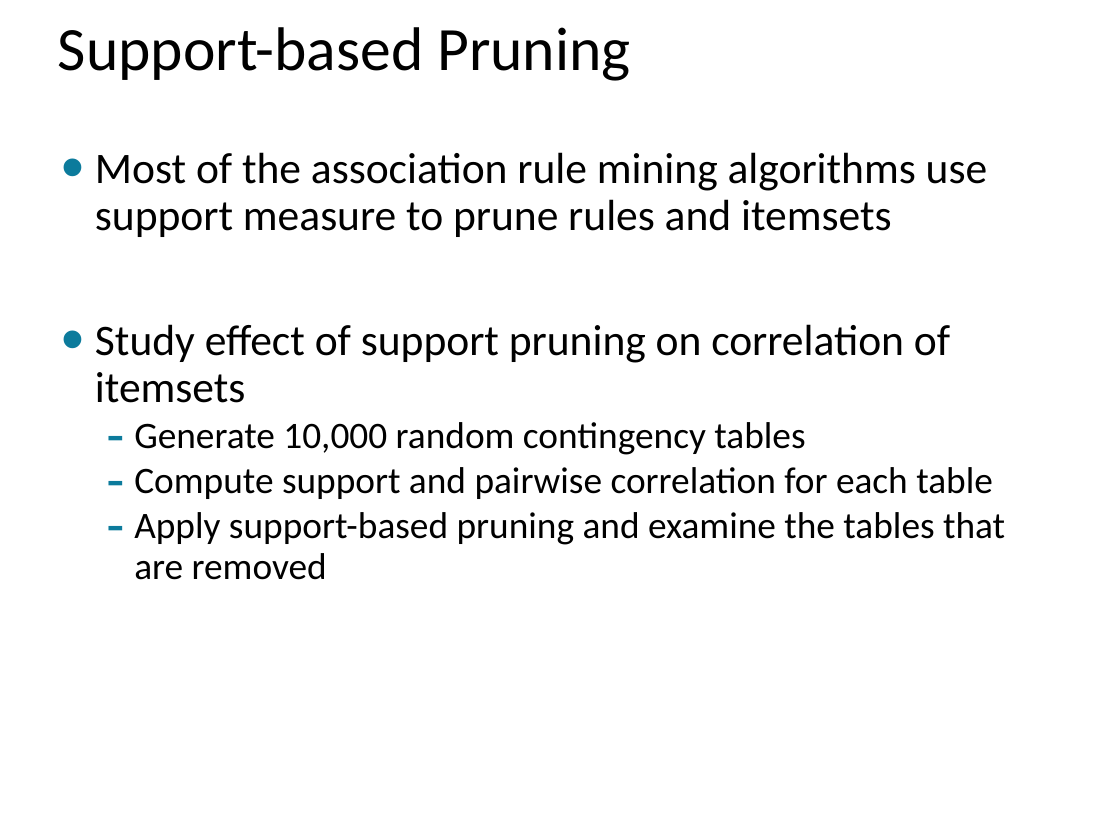
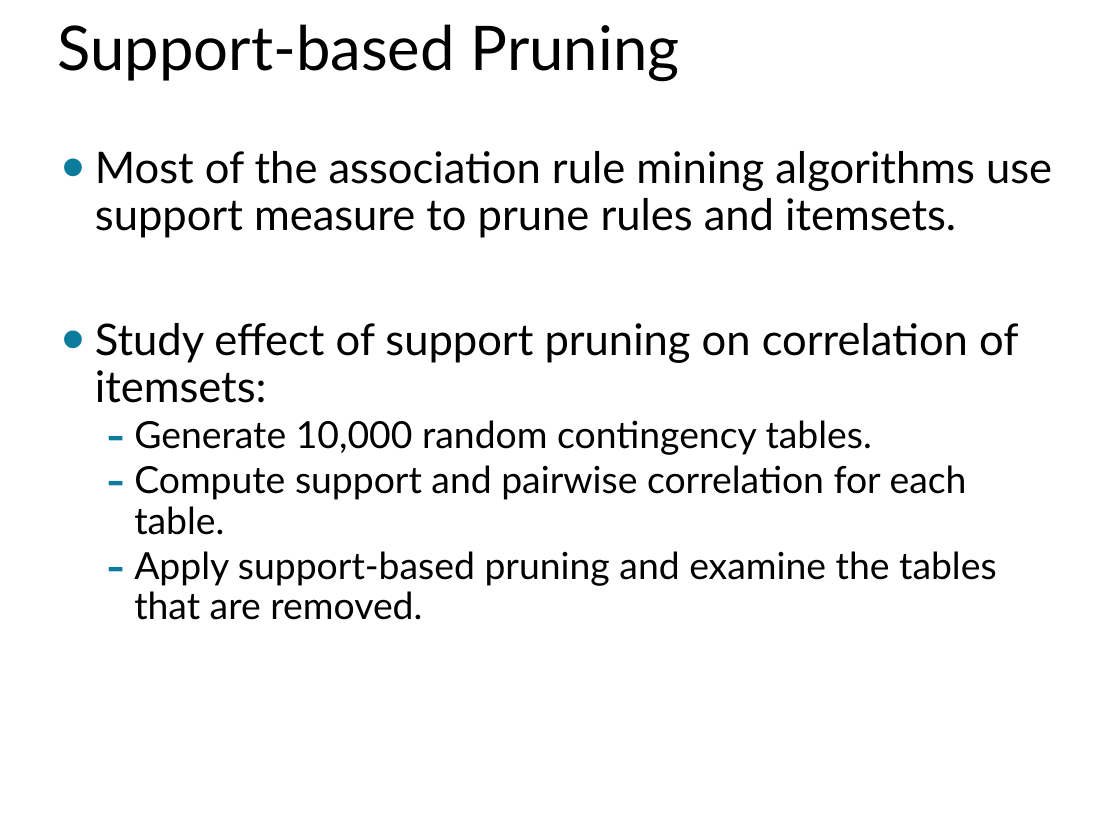
Before and after one commit to mhahsler/Introduction_to_Data_Mining_R_Examples, a slide deck: slide 43 of slides/chap5_basic_association_analysis.pptx (slide 81 before the commit). Drawn at 1120x840 pixels with LibreOffice and Linux fonts; fonts in the diff are those of the drawing. Boxes give left, top, right and bottom in pixels: in the first picture for what was removed or moved away, otherwise in the second. Text is boxed around its words. In the diff, an @@ line names an element or a change of style, - is before the commit and + after.

```diff
--- a/slides/chap5_basic_association_analysis.pptx
+++ b/slides/chap5_basic_association_analysis.pptx
@@ title "Support-based Pruning" at (x1=58, y1=24, x2=680, y2=82): font Calibri to Lato @@
@@ text at (x1=95, y1=151, x2=1052, y2=620): text changed; font Calibri to Lato @@
-• Most of the association rule mining algorithms use support measure to prune rules and itemsets
-• Study effect of support pruning on correlation of itemsets
-  – Generate 10,000 random contingency tables
-  – Compute support and pairwise correlation for each table
-  – Apply support-based pruning and examine the tables that are removed
+• Most of the association rule mining algorithms use support measure to prune rules and itemsets.
+• Study effect of support pruning on correlation of itemsets:
+  – Generate 10,000 random contingency tables.
+  – Compute support and pairwise correlation for each table.
+  – Apply support-based pruning and examine the tables that are removed.
```
Also in this commit, not shown: 45 other slides changed, 1 slide added, 45 slides removed, 1 other file.
